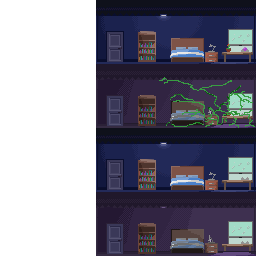
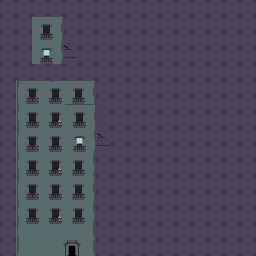
The second 256px x 256px image is a revision of the first. Changes to its layers:
showed group "Group 12" (21 layers) over [0, 0, 256, 256]
added layer "Apt" in group "Group 12" over [0, 0, 256, 256]
hid group "Apartment" (7 layers) over [0, 0, 256, 256]
hid "APT Variants", painted on it over [0, 0, 256, 256]
showed group "Help" (3 layers), moved it out of group "Apartment" over [0, 0, 256, 256]
showed "Size Grid" over [0, 0, 256, 256]
showed "Solid" over [0, 0, 256, 256]
